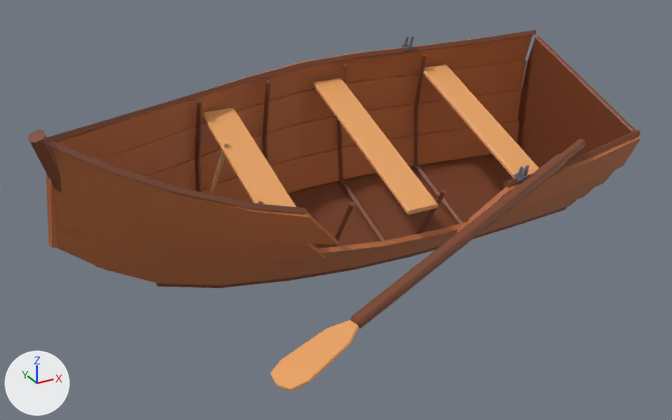
An edit to the FBX model Blender_Exports/Props/rowboat.fbx, drawn before and after from the same camera.
Before and after are seen from a 50 mm camera at (-0.1138, -0.1833, 0.1039) aimed at (-0.0144, -0.0026, 0.0136). Every picture has the same lights, and +X, +Y and +Z are marked at lower left. The older version comes first. Where no turn or scale is listed for an object, it has been applied to the vertices. Vertices at exactly the same position are counted once.

Script lines for the objects in view, before the commit:
```python
me_rowboat_oar = bpy.data.meshes.new('rowboat_Oar')
me_rowboat_oar.from_pydata(...)  # 72 vertices, 136 faces; spans x -0.0323..0.0359, y -0.0437..-0.03, z 0.0062..0.032
me_rowboat_oar.materials.append(mat_wood_7c452a)  # brown #7c452a
me_rowboat_oarblade = bpy.data.meshes.new('rowboat_OarBlade')
me_rowboat_oarblade.from_pydata(...)  # 44 vertices, 84 faces; spans x -0.0511..-0.0316, y -0.0493..-0.0394, z 0.0004..0.0079
me_rowboat_oarblade.materials.append(mat_wood_eea766)  # orange #eea766
me_rowboat_thwarts = bpy.data.meshes.new('rowboat_Thwarts')
me_rowboat_thwarts.from_pydata(...)  # 64 vertices, 112 faces; spans x -0.042..0.0446, y -0.0283..0.0547, z -0.0006..0.0402
me_rowboat_thwarts.materials.append(mat_wood_eea766)  # orange #eea766
ob_rowboat_oar = bpy.data.objects.new('rowboat_Oar', me_rowboat_oar)
ob_rowboat_oar.location = (0.0, 0.0, 0.0)
ob_rowboat_oarblade = bpy.data.objects.new('rowboat_OarBlade', me_rowboat_oarblade)
ob_rowboat_oarblade.location = (0.0, 0.0, 0.0)
ob_rowboat_thwarts = bpy.data.objects.new('rowboat_Thwarts', me_rowboat_thwarts)
ob_rowboat_thwarts.location = (0.0, 0.0, 0.0)
# also in view: 'rowboat_Hull' at (-0.0134, -0.0063, 0.0237); 'rowboat_Timber' at (-0.0143, -0.0073, 0.0238)
```
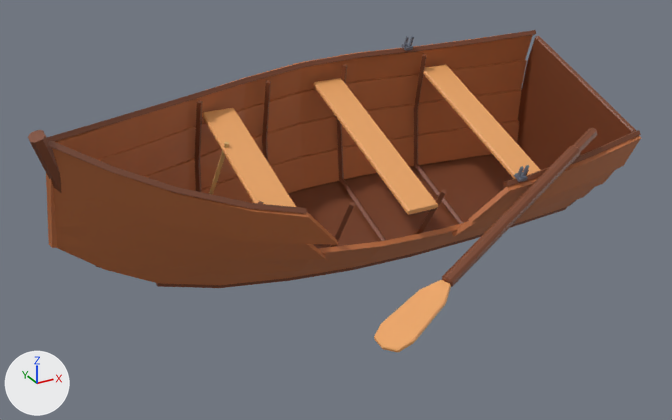
Pixel boxes (x1, y1, x2, y2) of what changed, in the pictures (672 x 420 px):
'rowboat_Oar', reshaped (34% narrower, 16% shorter)
    before: (351, 139, 586, 328)
    after: (442, 128, 597, 287)
'rowboat_OarBlade', reshaped (12% narrower)
    before: (271, 320, 359, 391)
    after: (374, 280, 451, 352)
part 2 of me_rowboat_oar, rebuilt (36% narrower, 18% shorter)
    before: (351, 154, 566, 328)
    after: (442, 145, 580, 287)
part 3 of me_rowboat_oar, added
    after: (574, 128, 597, 152)
part 4 of me_rowboat_oar, deleted
    before: (561, 139, 586, 161)

The change, as a diff of the scene's bpy script:
```diff
--- a/Blender_Exports/Props/rowboat.fbx.py
+++ b/Blender_Exports/Props/rowboat.fbx.py
@@ me_rowboat_oarblade @@
 # used by ob_rowboat_oarblade; location = (0.0, 0.0, 0.0)
-me_rowboat_oarblade.from_pydata(...)  # 44 vertices, 84 faces; spans x -0.0511..-0.0316, y -0.0493..-0.0394, z 0.0004..0.0079
+me_rowboat_oarblade.from_pydata(...)  # 44 vertices, 84 faces; spans x -0.0276..-0.0089, y -0.0495..-0.0391, z 0.002..0.0111
+# me_rowboat_oarblade part 1: the whole mesh is multiplied about its middle by the matrix ((0.994, -0.068, -0.081), (0.067, 0.998, -0.019), (0.082, 0.014, 0.997)), then moved by (0.0231, 0.0001, 0.0024)
 me_rowboat_oarblade.materials.append(mat_wood_eea766)
@@ me_rowboat_oar @@
 # used by ob_rowboat_oar; location = (0.0, 0.0, 0.0)
-me_rowboat_oar.from_pydata(...)  # 72 vertices, 136 faces; spans x -0.0323..0.0359, y -0.0437..-0.03, z 0.0062..0.032
+me_rowboat_oar.from_pydata(...)  # 60 vertices, 112 faces; spans x -0.0097..0.0402, y -0.043..-0.029, z 0.0095..0.0339
+# me_rowboat_oar part 2: the loose piece of 36 vertices spanning x -0.0323..0.0291, y -0.0437..-0.0307, z 0.0062..0.0299 is rebuilt with 36 vertices and now spans x -0.0097..0.0336, y -0.043..-0.0302, z 0.0095..0.0311
+# me_rowboat_oar part 3: a new loose piece of 24 vertices spanning x 0.0325..0.0402, y -0.0326..-0.029, z 0.0288..0.0339, in mat_wood_7c452a (brown #7c452a)
+# me_rowboat_oar part 4
+# 36 vertices are removed from x 0.0281..0.0359, y -0.0332..-0.03, z 0.0277..0.032
+# 68 faces are deleted
 me_rowboat_oar.materials.append(mat_wood_7c452a)
```
